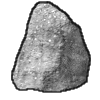
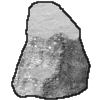
Before/after of a w=100, h=100 layered artwork. What changed in the layer stack:
added layer "snow line" above "snow" over [11, 1, 91, 100]
added layer "snow" above "line" over [26, 2, 80, 82]
hid "line", painted on it over [11, 1, 91, 100]
renamed "line #1" to "main", painted on it over [12, 2, 90, 99]
